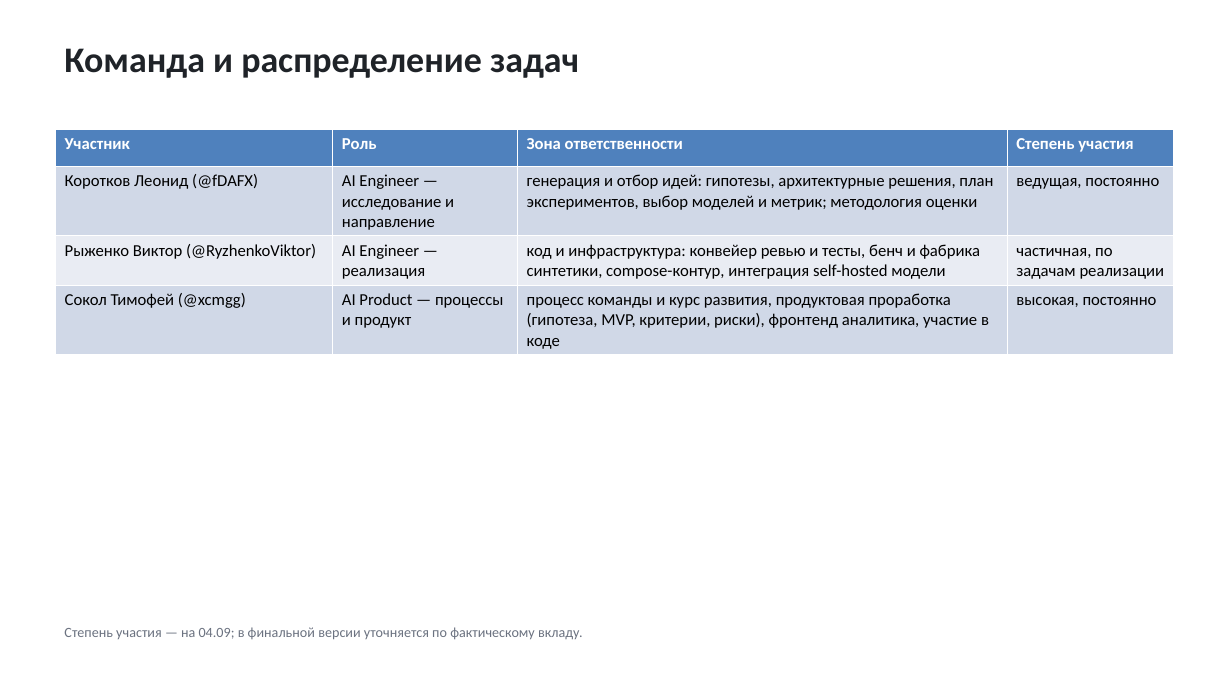
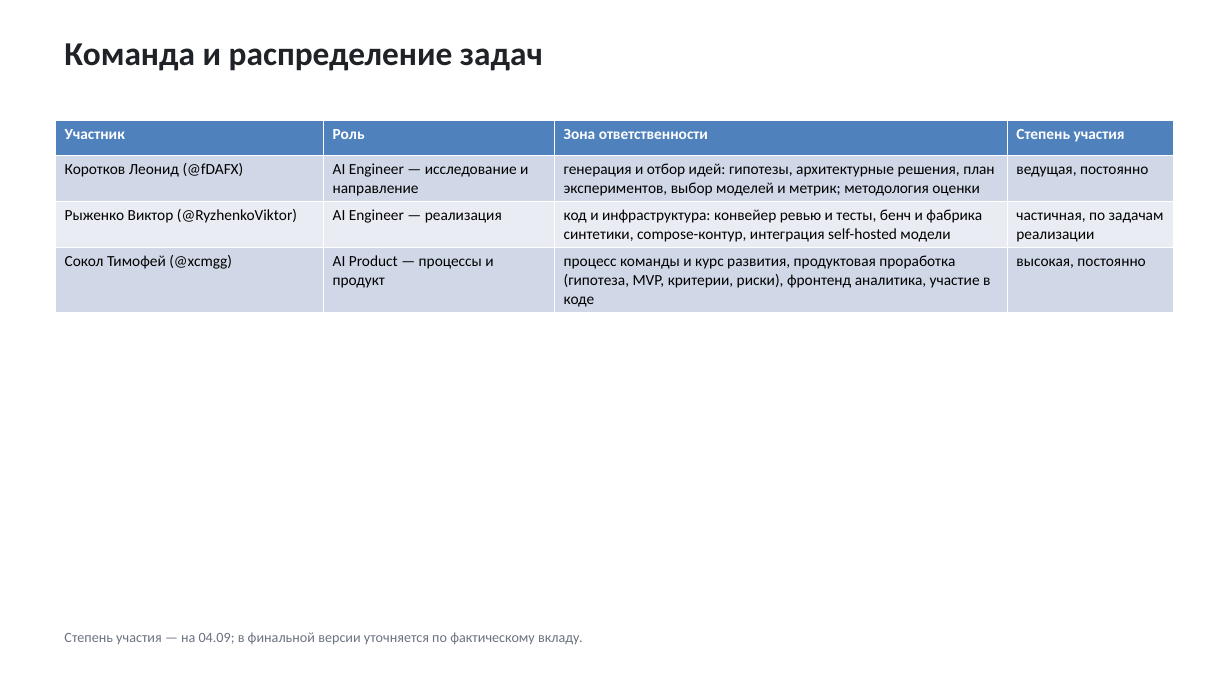
Before and after one commit to FD-AX/MWS, a slide deck: slide 22 of deliverables/interim/TZ_Review_interim.pptx (slide 12 before the commit). Drawn at 1232x693 pixels with LibreOffice and Linux fonts; fonts in the diff are those of the drawing. Boxes give left, top, right and bottom in pixels: in the first picture for what was removed or moved away, otherwise in the second. Text is boxed around its words. In the diff, an @@ line names an element or a change of style, - is before the commit and + after.

```diff
--- a/deliverables/interim/TZ_Review_interim.pptx
+++ b/deliverables/interim/TZ_Review_interim.pptx
@@ text "Команда и распределение задач" at box(64, 43, 543, 71): size 28 to 26 pt @@
@@ table at box(55, 120, 1174, 311) @@
@@ size 13 to 12 pt @@
@@ table: place and size @@
-table at box(55, 129, 1174, 353)
+table at box(55, 120, 1174, 311)
@@ text "Степень участия — на 04.09; ...": place and size @@
-text "Степень участия — на 04.09; ..." at box(64, 627, 583, 640)
+text "Степень участия — на 04.09; ..." at box(64, 632, 583, 645)
```
Also in this commit, not shown: 4 other slides changed, 17 slides added, 7 slides removed, 7 other files.
